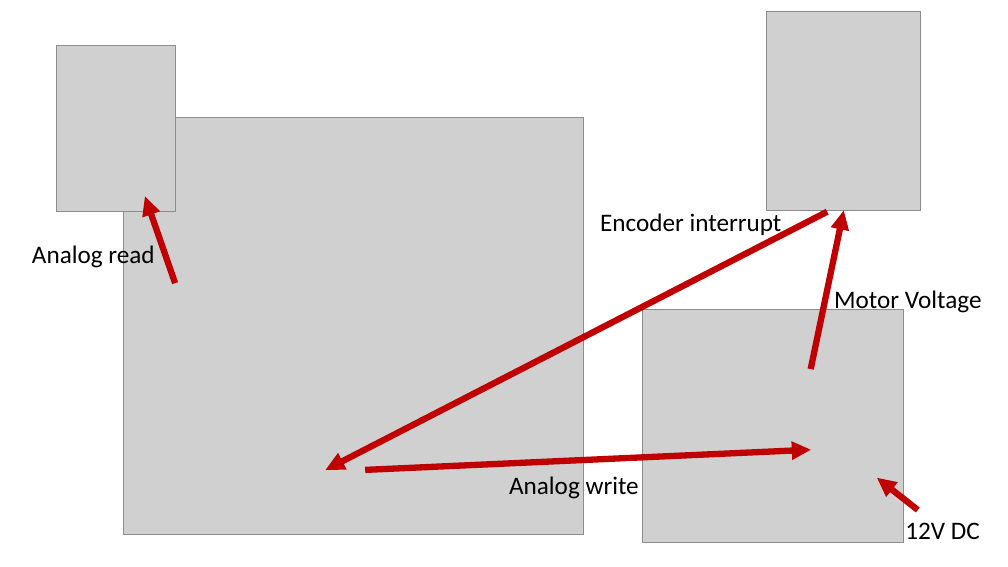
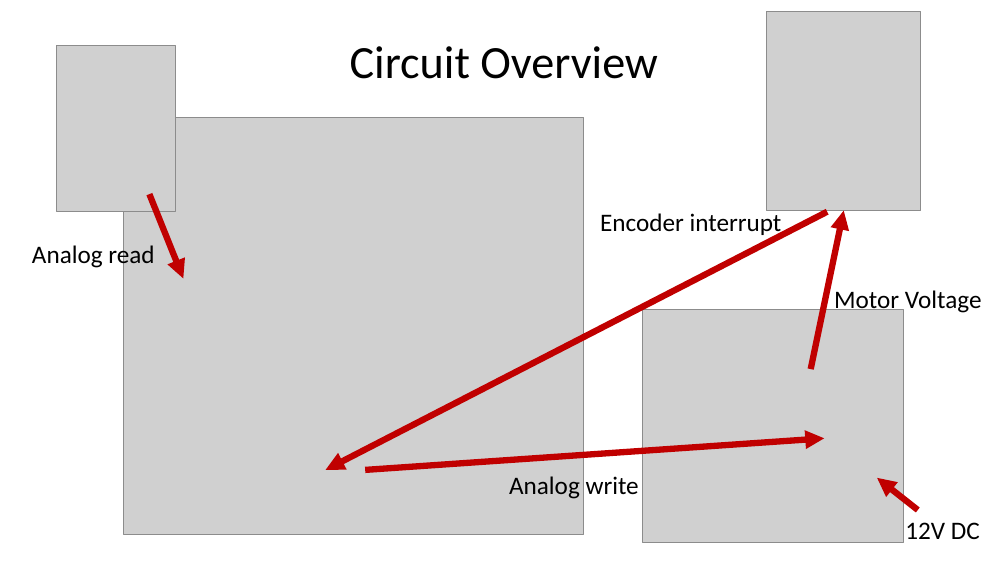
Before and after one commit to AnielShri/Simple-Arduino-PID, a slide deck: slide 2 of Overview.pptx (slide 1 before the commit). Drawn at 1008x567 pixels with LibreOffice and Linux fonts; fonts in the diff are those of the drawing; grey boxes stand for pictures. Boxes give left, top, right and bottom in pixels: in the first picture for what was removed or moved away, otherwise in the second. Text is boxed around its words. In the diff, an @@ line names an element or a change of style, - is before the commit and + after.

```diff
--- a/Overview.pptx
+++ b/Overview.pptx
@@ title added at [350, 46, 658, 79], 33 pt, text #000000 @@
+Circuit Overview
@@ arrow moved from (175, 283) - (145, 197) to (149, 195) - (183, 278) @@
@@ arrow moved from (365, 470) - (810, 450) to (365, 470) - (825, 438) @@
```
Also in this commit, not shown: 3 other slides changed, 1 slide added, 1 other file.
